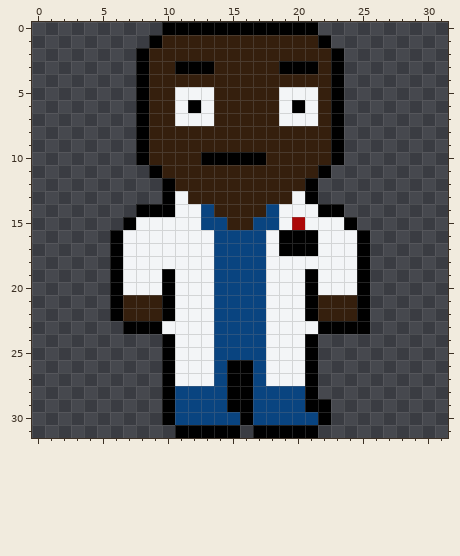
One commit to this pixel-art sprite: FEDDProject.gmx/sprites/images/sBio_idle_0.png. The first picture shows the starting point.
The file is 32x32 pixels. Pixels under 10% opacity are left out. Colours within 5 levels of each other are drawn and written as one.
And afterwards:
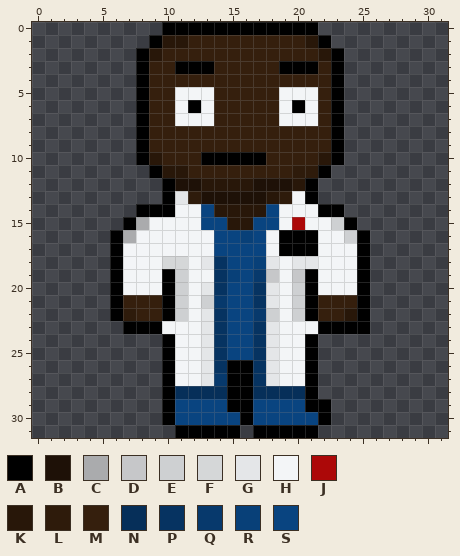
Palette (. is transparent): A #000000  B #1e1107  C #aaabad  D #c6c7c9  E #ced0d2  F #d5d7d8  G #e4e6e8  H #f3f5f7  J #ac0808  K #281709  L #2e1b0b  M #351f0d  N #062f59  P #063361  Q #07396c  R #084078  S #094480
Difference:
Colour M becomes colour B in row 12 at x 11 to 12 and 17 to 19; in row 13 at x 13 to 17.
Colour H becomes colour C in row 15 at x 8; in row 16 at x 7.
Colour H becomes colour D in row 19 at x 18 and 20.
Colour H becomes colour E in row 15 at x 23; in row 16 at x 24; in row 19 at x 11; in row 20 at x 11 and 20; in row 21 at x 11, 13 and 20; in row 22 at x 11, 18 and 20.
Colour H becomes colour F in row 18 at x 10 to 11.
Colour H becomes colour G in row 13 at x 11; in row 18 at x 13, 18 and 20 to 21; in row 20 at x 13 and 18; in row 21 at x 18; in row 22 at x 13; in rows 23 to 27 at x 13 and 18.
Colour M becomes colour K in row 1 at x 10 to 11 and 21; in row 2 at x 9 and 22; in row 10 at x 9 and 22; in row 11 at x 10 to 11; in row 12 at x 13 to 16 and 20; in row 13 at x 18.
Colour M becomes colour K in row 14 at x 14 to 17; in row 15 at x 15 to 16; in row 22 at x 24.
Colour M becomes colour L in row 11 at x 20 to 21; in row 13 at x 12 and 19; in row 22 at x 7.
Colour S becomes colour N in row 28 at x 11 to 14 and 17 to 20.
Colour S becomes colour P in rows 18 to 19 at x 14; in row 20 at x 14 and 17; in row 21 at x 17; in row 22 at x 14; in rows 23 to 26 at x 14 and 17; in row 27 at x 17.
Colour S becomes colour Q in row 19 at x 17; in row 21 at x 14; in row 22 at x 17; in row 27 at x 14.
Colour S becomes colour R in row 16 at x 16; in row 18 at x 17; in row 19 at x 15.
